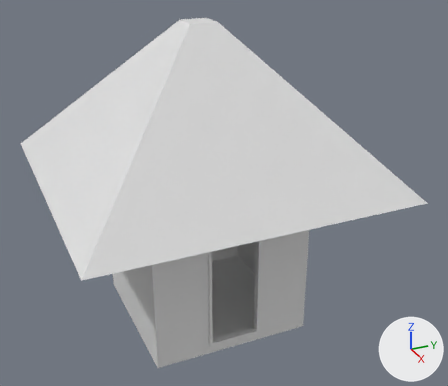
The Blender file models/House.blend, before and after one commit.
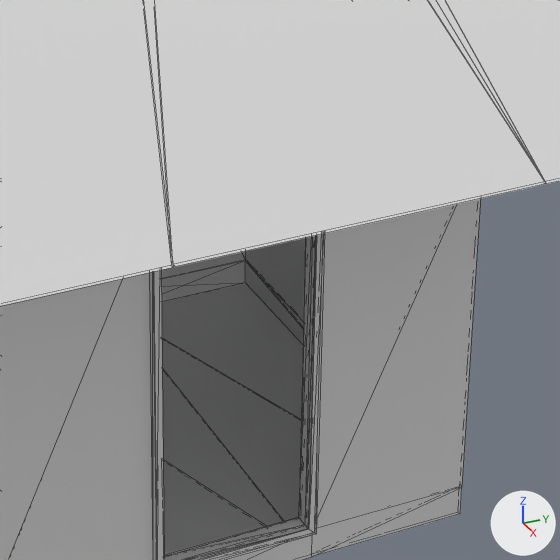
There are two pictures of each version: one whole from a 50 mm camera at (6.67, -2.69, 3.96) aimed at (0.19, 0.23, 0.72), one close up on the part from 36% to 74% of the width and 44% to 88% of the height. The lights are fixed; the arrows at lower right show +X, +Y and +Z. The close-ups show mesh edges as thin lines.
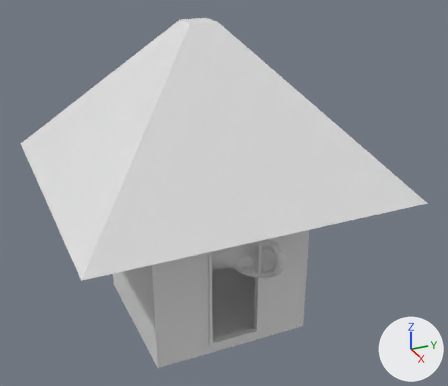
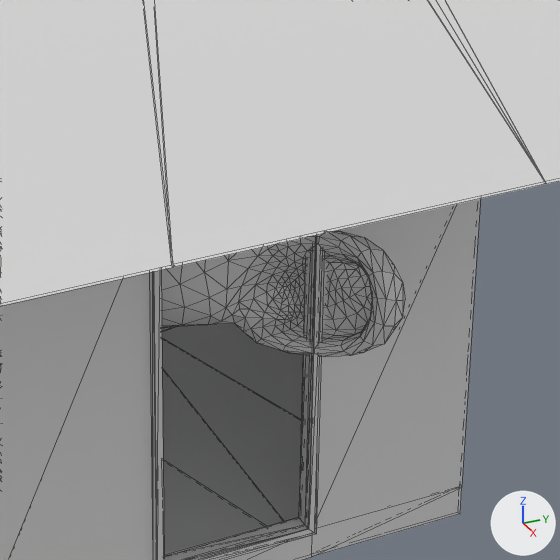
Boxes (x1, y1, x2, y2) around the edits, measured in the close-ups (560 x 560 px):
'Suzanne', added
    after: (161, 231, 405, 357)

What the commit changed:
Mesh me_suzanne is new.
It has 507 vertices, 500 faces and spans x -1.37..1.37, y -0.85..0.85, z -0.98..0.98.
Object 'Suzanne' (ob_suzanne) is new; it shows me_suzanne.
Its location is (0.0, 0.0, 0.0).
It gains a SUBSURF modifier named 'Subdivision'.
Modifier setting: render_levels = 0.
It gains a TRIANGULATE modifier named 'Triangulate'.
